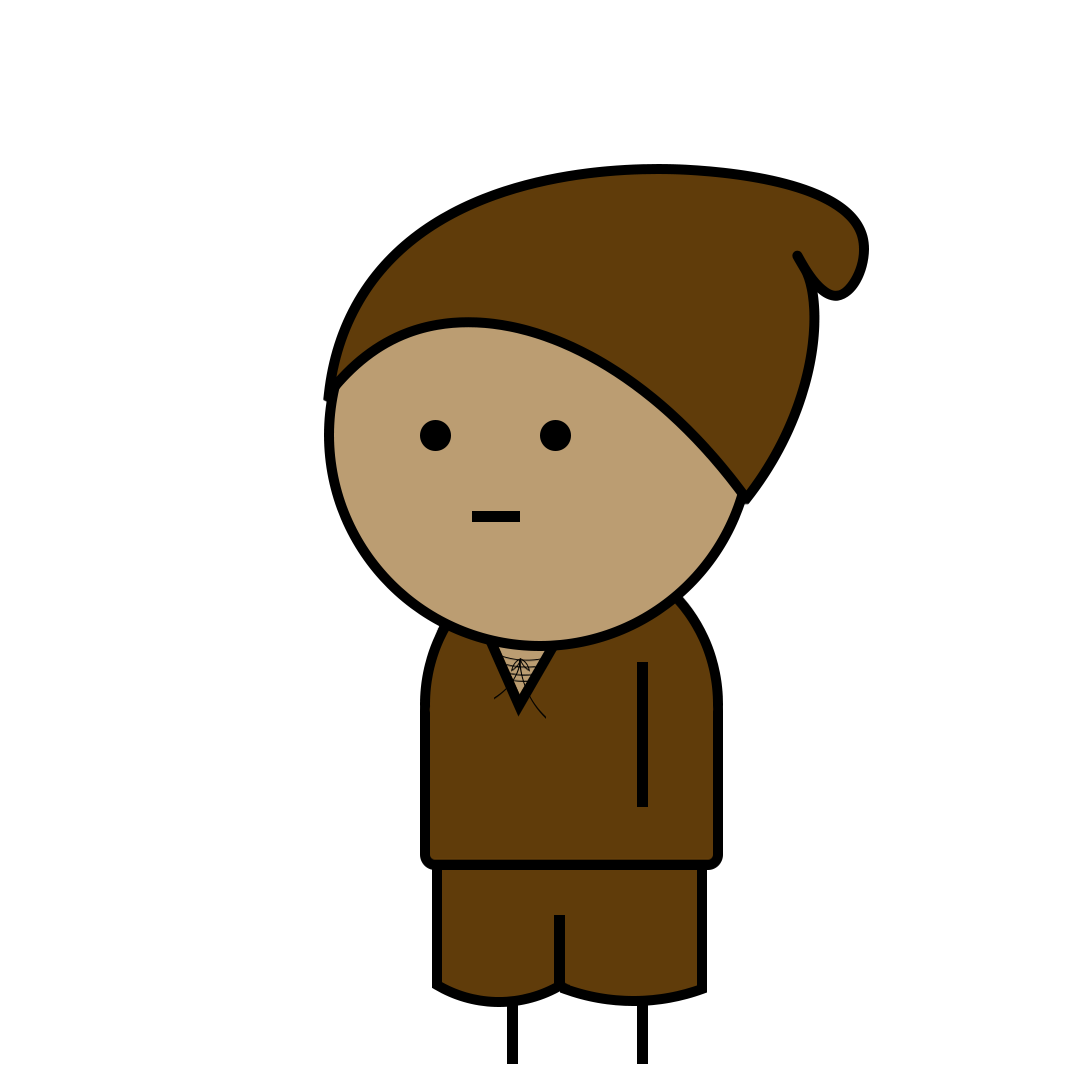
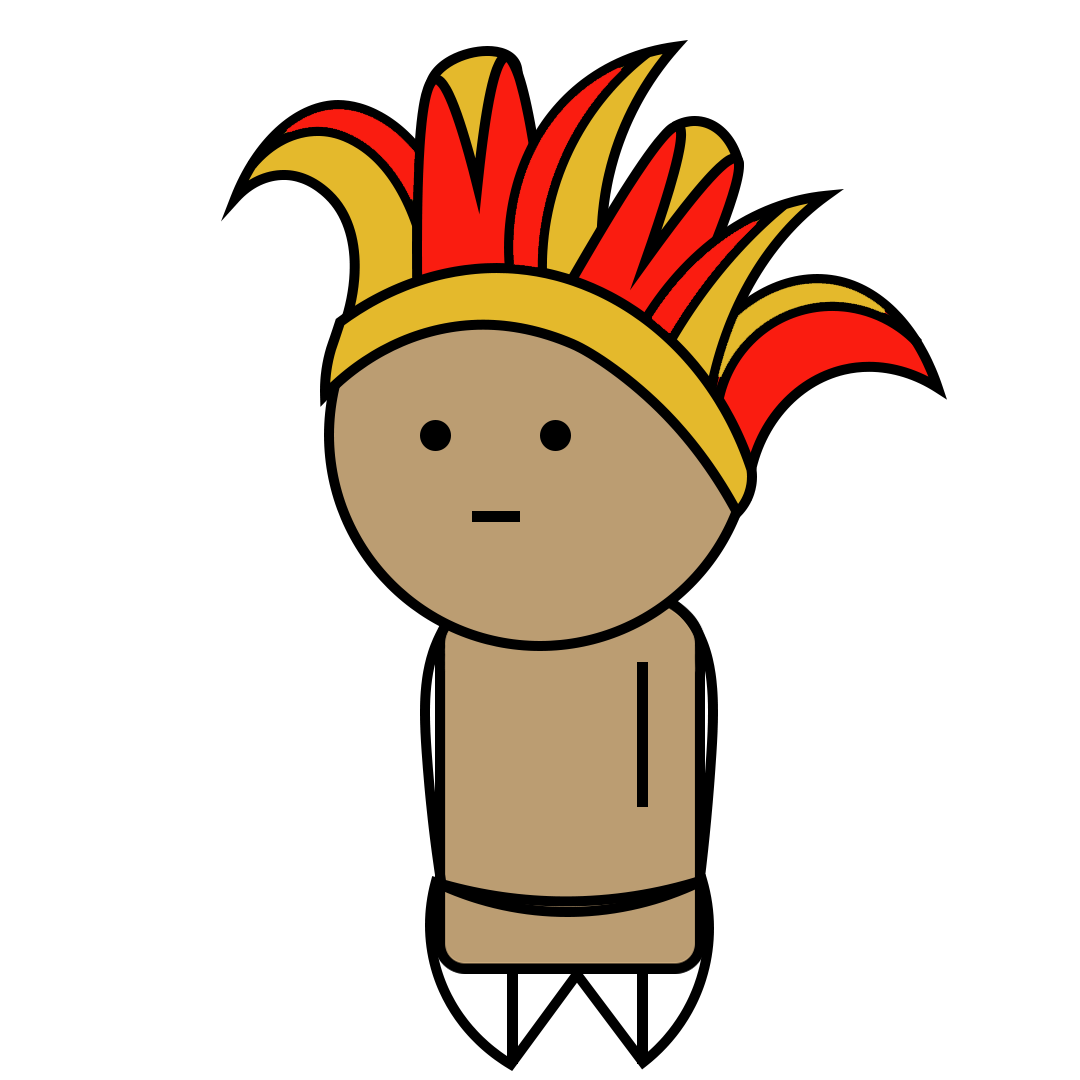
Layer changes from the first w=1080, h=1080 image to the second:
painted on "Accesories" over [221, 40, 947, 518]
added layer "Triangle 1" in group "Body" over [425, 874, 714, 1071]
added layer "Rectangle 1" in group "Body" over [420, 597, 718, 917]
hid "Shirt" over [420, 597, 723, 870]
hid "Pants" over [432, 844, 707, 1007]
